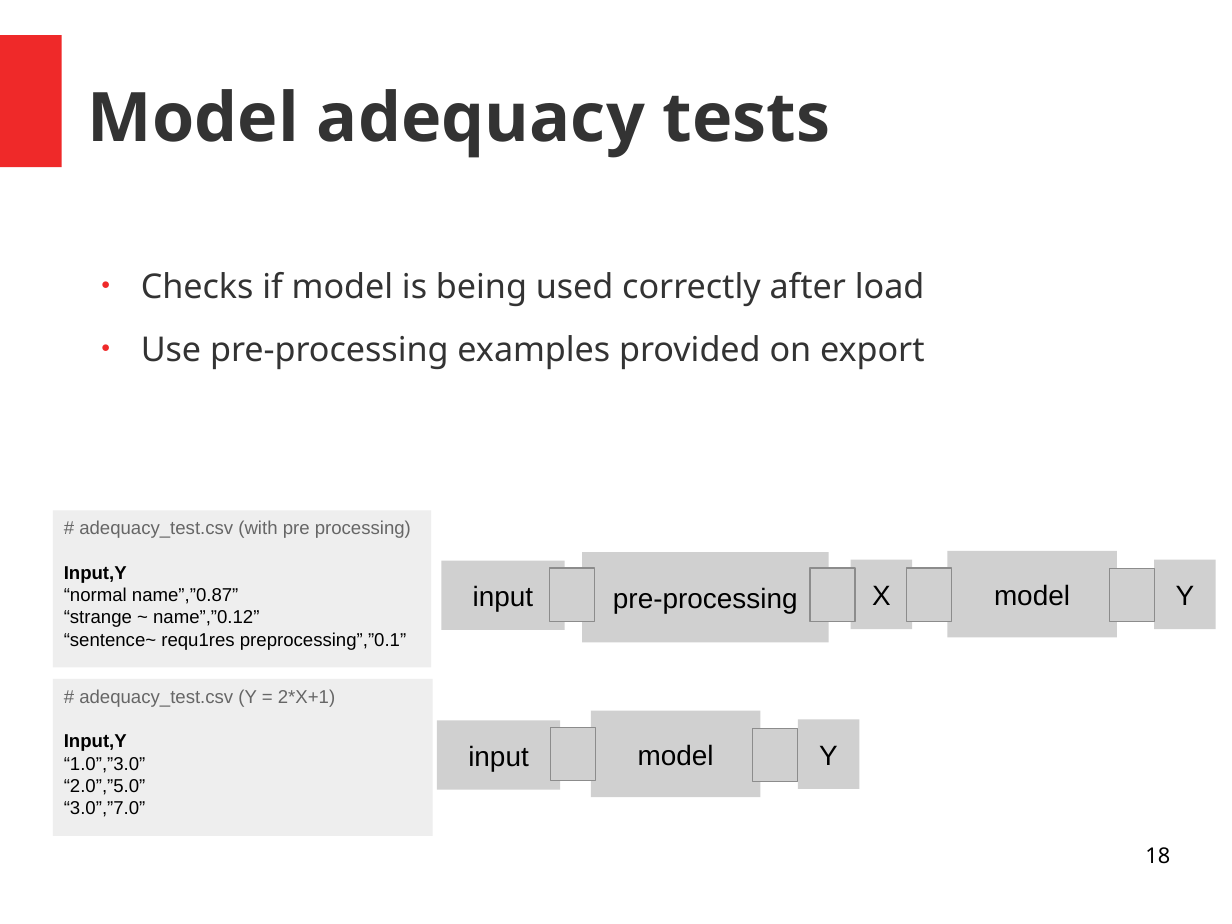
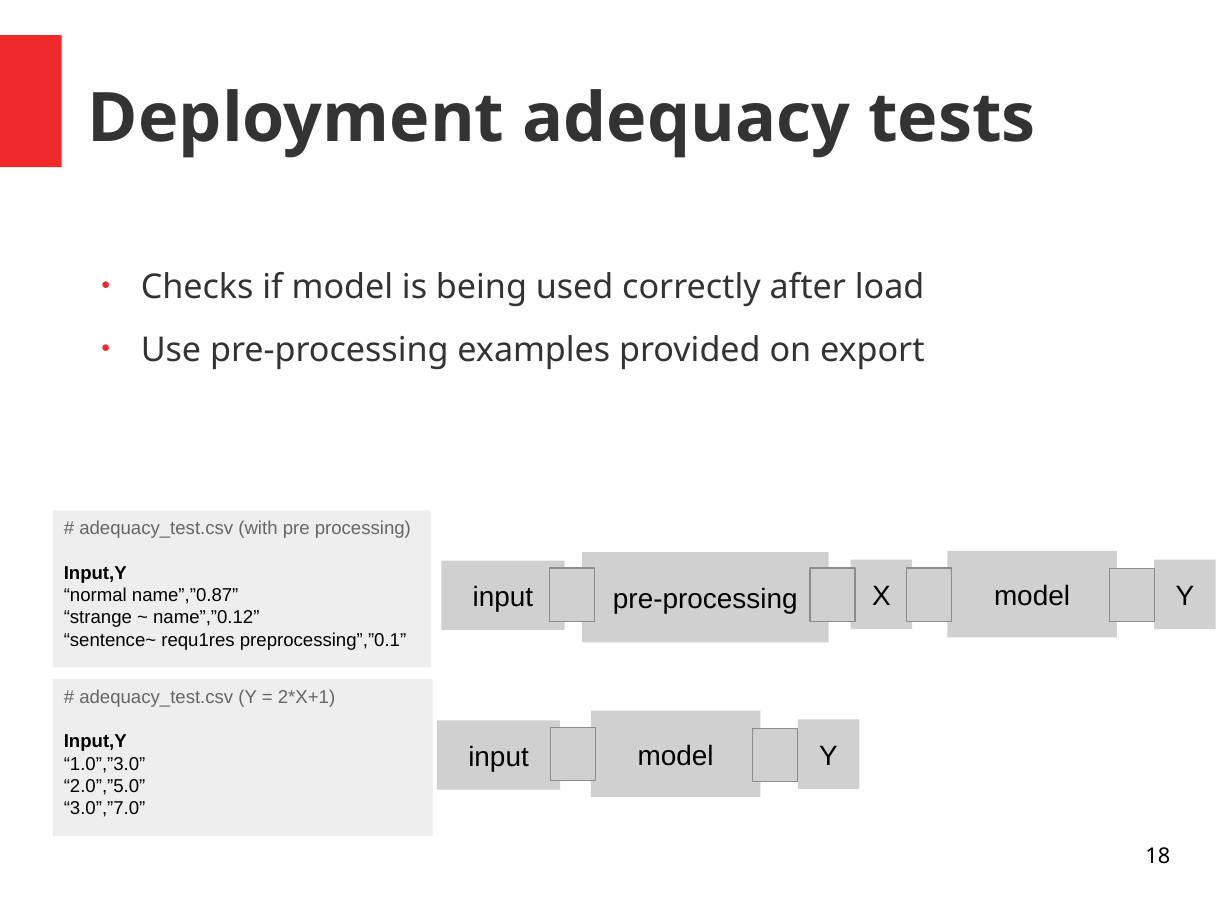
Before and after one commit to andrefsp/models-to-production, a slide deck: slide 18 of models-to-production.odp. Drawn at 1232x924 pixels with LibreOffice and Linux fonts; fonts in the diff are those of the drawing; grey boxes stand for pictures. Boxes give left, top, right and bottom in pixels: in the first picture for what was removed or moved away, otherwise in the second. Text is boxed around its words. In the diff, an @@ line names an element or a change of style, - is before the commit and + after.

```diff
--- a/models-to-production.odp
+++ b/models-to-production.odp
@@ title at (88, 89, 1035, 158): text changed @@
-Model adequacy tests
+Deployment adequacy tests
```
Also in this commit, not shown: 1 other slide changed, 1 other file.
